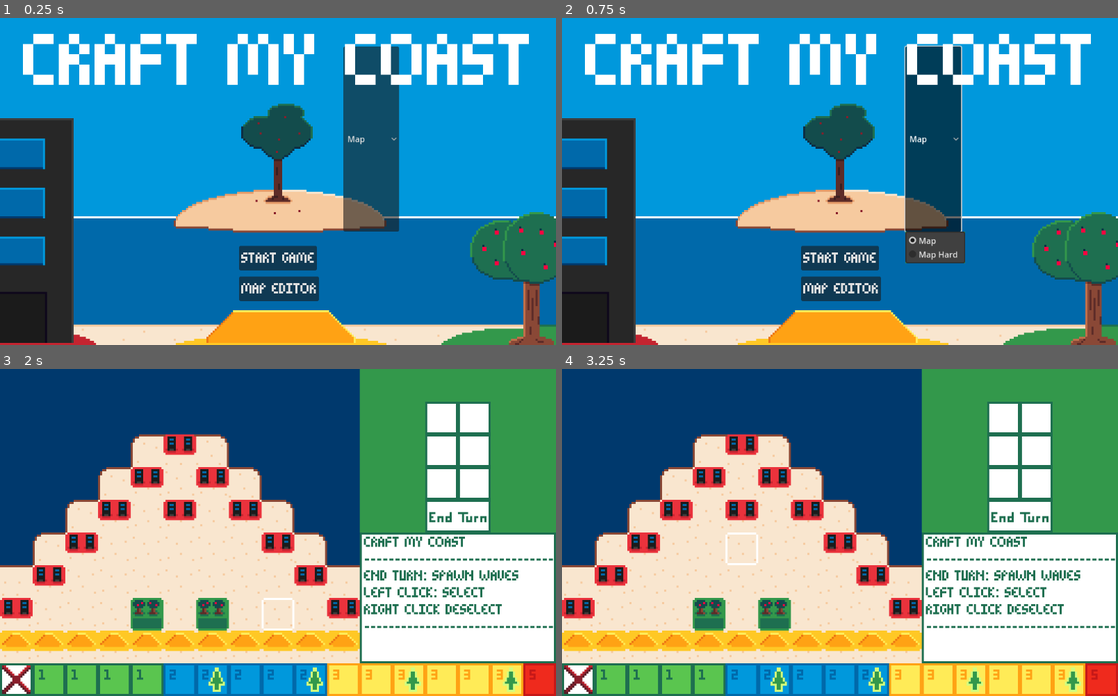
Above: before the commit, frames 1-4 (two rows, left to right).
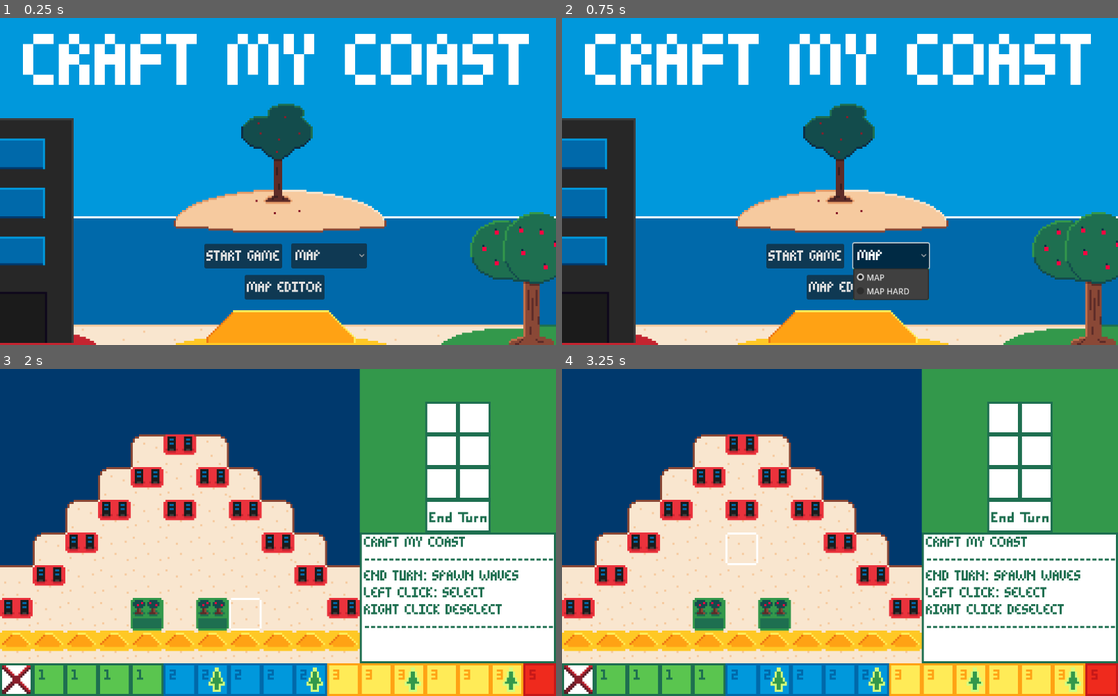
Above: after the commit, the same moments.

Repository: findeevy/CraftMyShore
Game: Godot game, scene res://main_menu.tscn
The game is run twice, just before and just after one commit, with the same random seed, the same clock (stepped at 60 frames per second) and the same inputs.
Inputs (mouse positions are in pixels of both pictures, inside the frame that each line leads up to):
- Up to frame 1 (0.25 s): no input
- Up to frame 2 (0.75 s): click "Map" (after the commit: "MAP") at 0.5 s
- Up to frame 3 (2 s): click "START GAME" at 1.25 s
- Up to frame 4 (3.25 s): tap Enter at 2 s; move the mouse to (962, 516) at 2.02 s; click (962, 516) at 2.1 s; tap Space at 2.75 s; move the mouse to (728, 548) at 2.77 s; click (728, 548) at 2.85 s

The runs differ from the first frame. In frame 1, 7.6% of the frame differs, in the area x 36-72%, y 8-87%; in frame 2, 9.8%, in the area x 36-73%, y 8-87%; in frame 3, 0.2%; in frame 4, nothing differs.

Commit message:
Final Update

Diff:
--- /dev/null
+++ b/MapOptionButton.gd
@@ -0,0 +1,14 @@
+extends OptionButton
+
+
+# Called when the node enters the scene tree for the first time.
+func _ready():
+	self.theme = Theme.new()
+	var f = load("res://Fonts/finPixel.ttf")
+	self.add_theme_font_override("font", f)
+	self.add_theme_font_size_override("font_size", 32)
+
+
+# Called every frame. 'delta' is the elapsed time since the previous frame.
+func _process(delta):
+	pass
--- a/main_menu.gd
+++ b/main_menu.gd
@@ -9,7 +9,7 @@
 		print(f)
 		if f.length() > 4 and f.substr(f.length() - 4) == ".dat":
 			opts.append(f)
-			map_options.add_item(f.substr(0, f.length() - 4).capitalize())
+			map_options.add_item(f.substr(0, f.length() - 4).replace("_", " ").to_upper())
 
 func _on_map_button_down():
 	if map_options.selected >= 0:
--- a/main_menu.tscn
+++ b/main_menu.tscn
@@ -1,9 +1,10 @@
-[gd_scene load_steps=5 format=3 uid="uid://xanty7s03b0e"]
+[gd_scene load_steps=6 format=3 uid="uid://xanty7s03b0e"]
 
 [ext_resource type="Texture2D" uid="uid://dfkwjerncq3s" path="res://Textures/homeScreen.png" id="1_aamoc"]
 [ext_resource type="Script" path="res://main_menu.gd" id="1_vyg05"]
 [ext_resource type="FontFile" uid="uid://bu8d81gwcxwus" path="res://Fonts/finPixel.ttf" id="2_u5cna"]
 [ext_resource type="AudioStream" uid="uid://cup46u33ojgly" path="res://Audio/themeSong.mp3" id="4_j2ry6"]
+[ext_resource type="Script" path="res://MapOptionButton.gd" id="5_wd71o"]
 
 [node name="main_menu" type="Node2D"]
 script = ExtResource("1_vyg05")
@@ -21,25 +22,29 @@
 autoplay = true
 
 [node name="PlayButton" type="Button" parent="."]
-offset_left = 468.0
-offset_top = 446.0
-offset_right = 620.0
-offset_bottom = 494.0
+offset_left = 400.0
+offset_top = 442.0
+offset_right = 552.0
+offset_bottom = 490.0
 theme_override_fonts/font = ExtResource("2_u5cna")
 theme_override_font_sizes/font_size = 32
 text = "START GAME"
 
 [node name="MapOptionButton" type="OptionButton" parent="."]
-offset_left = 672.0
-offset_top = 56.0
-offset_right = 756.0
-offset_bottom = 418.0
+offset_left = 570.0
+offset_top = 441.0
+offset_right = 712.0
+offset_bottom = 490.0
+tooltip_text = "MAP"
+theme_override_fonts/font = ExtResource("2_u5cna")
+theme_override_font_sizes/font_size = 32
+script = ExtResource("5_wd71o")
 
 [node name="MapButton" type="Button" parent="."]
-offset_left = 468.0
-offset_top = 506.0
-offset_right = 624.0
-offset_bottom = 554.0
+offset_left = 479.0
+offset_top = 503.0
+offset_right = 635.0
+offset_bottom = 551.0
 theme_override_fonts/font = ExtResource("2_u5cna")
 theme_override_font_sizes/font_size = 32
 text = "MAP EDITOR"
